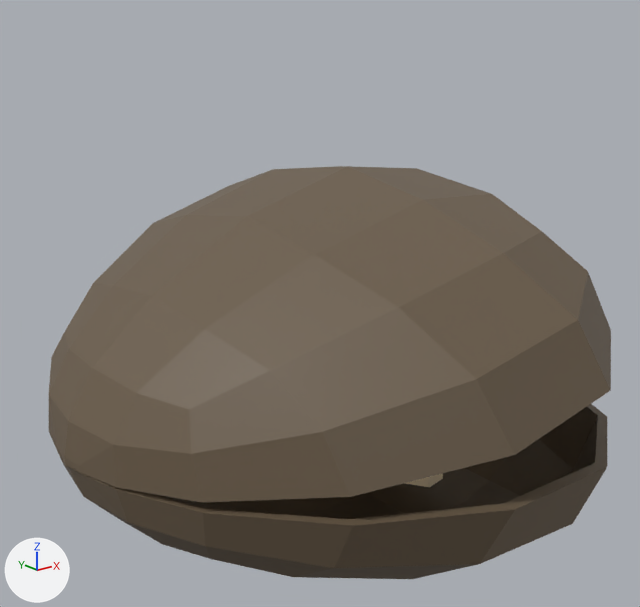
Before and after pictures for a commit that changed the Blender file Assets/Sprites/Ameijoa.blend.
Before and after are seen from a 50 mm lens placed at (-0.768, -1.924, 1.022), pointed at (0.739, -0.039, 0.269). The axes (+X, +Y, +Z) are drawn at lower left. The lights are the same throughout. The picture after the commit comes second. Both versions are drawn at frame 50 of the action 'open'; the numbers are the values there.

Objects in the first picture: 'ameijoadown', 'ameijoaup' and 1 more.
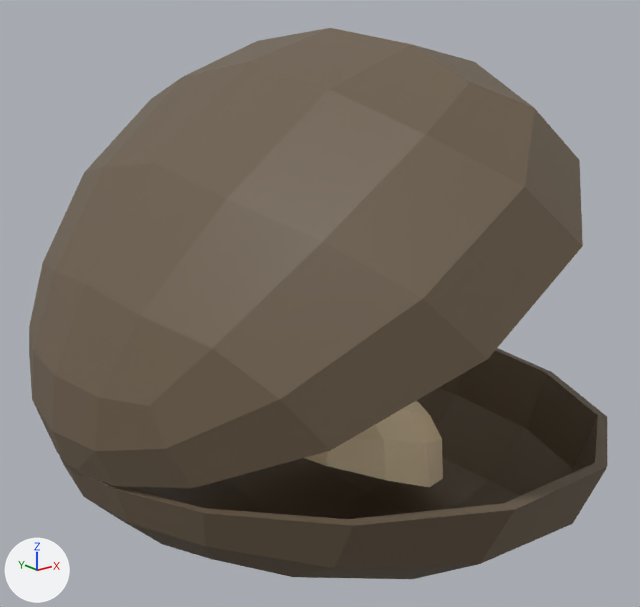
The change, as a diff of the scene's bpy script:
```diff
--- a/Assets/Sprites/Ameijoa.blend.py
+++ b/Assets/Sprites/Ameijoa.blend.py
@@ ob_ameijoaup @@
 ob_ameijoaup.location = (0.0, 0.0, 0.0)
-ob_ameijoaup.rotation_euler = (0.0, -0.204, 0.0)  # degrees (0, -12, 0)
+ob_ameijoaup.rotation_euler = (0.0, -0.616, 0.0)  # degrees (0, -35, 0)
 ob_ameijoaup.scale = (1.0, 1.12, 0.61)
```

Where the change shows, as pixel boxes [x1, y1, x2, y2] in the pictures (640 x 607 px):
'ameijoaup', turned
    before: [49, 166, 611, 503]
    after: [29, 28, 583, 488]
'ameijoaup.003', unchanged, uncovered by the edit
    before: [406, 473, 443, 487]
    after: [305, 401, 443, 487]
